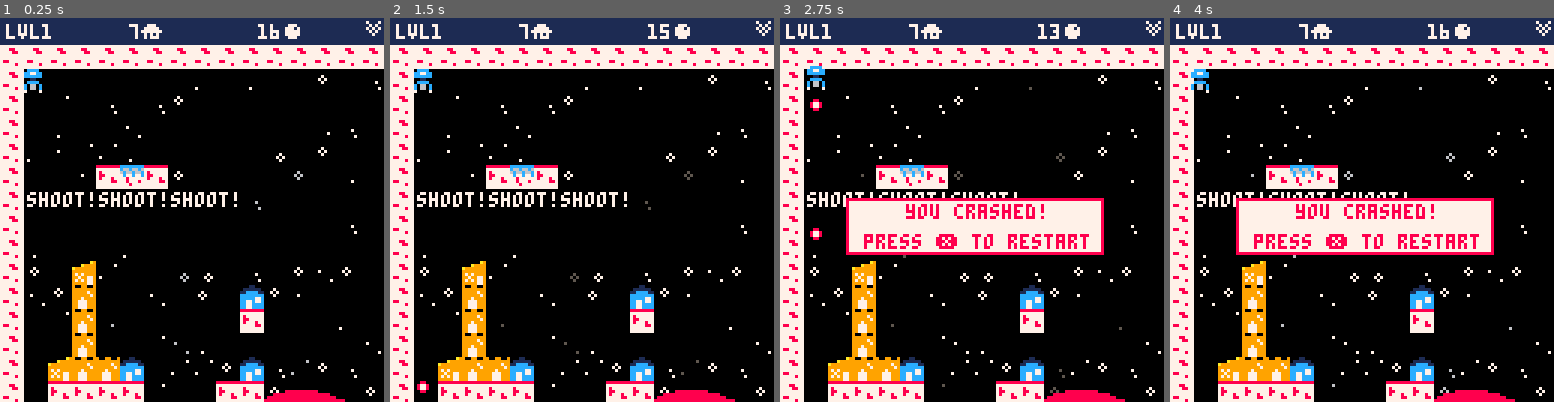
Above: before the commit, frames 1-4 (left to right).
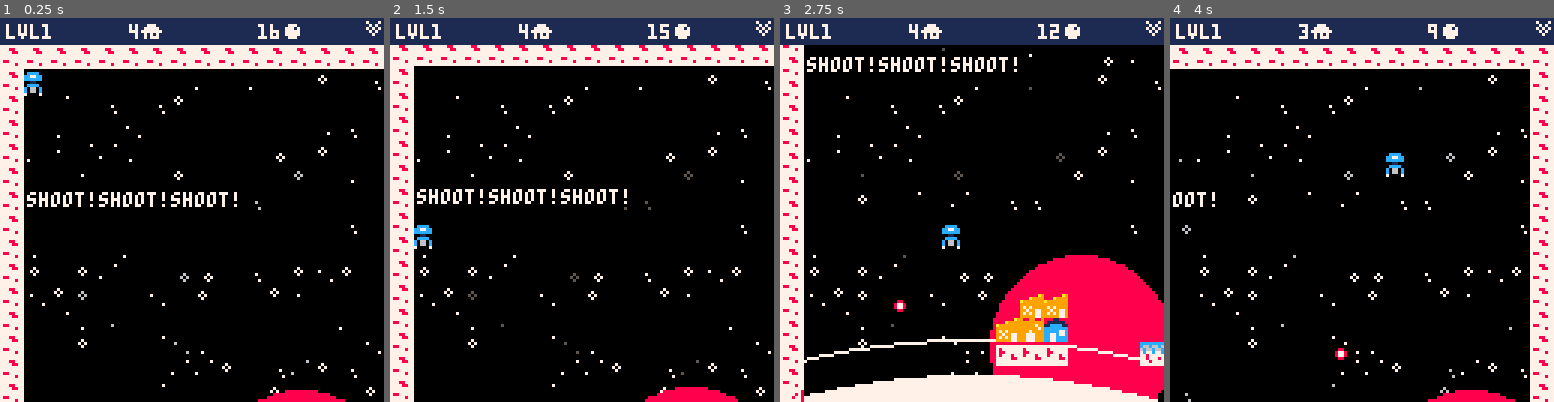
Above: after the commit, the same moments.

Repository: uvehj/Gun-Lander
Game: PICO-8 cartridge gunlander.p8
Same seed, same stepped clock (60 frames per second), same inputs: the game is played once before the commit and once after it.
Inputs:
- Up to frame 1 (0.25 s): no input
- Up to frame 2 (1.5 s): tap X (X key) at 0.33, 1.07 s; tap O (Z key) at 0.7 s
- Up to frame 3 (2.75 s): hold Right 1.6-2.1 s; tap O (Z key) at 1.7, 2.1, 2.5 s; tap X (X key) at 1.85 s; hold Up 2.15-2.42 s; hold Right from 2.47 s (still down)
- Up to frame 4 (4 s): tap O (Z key) at 2.9, 3.3, 3.7 s; tap X (X key) at 2.97 s; release Right at 3.03 s; hold Left 3.08-3.58 s; hold Down 3.63-3.97 s

The runs differ from the first frame. In frame 1, 7.3% of the frame differs, in the area x 6-69%, y 1-100%; in frame 2, 12%; in frame 3, 38%, in the area x 0-100%, y 1-100%; in frame 4, 29%.

Commit message:
Drag for ship x axis movement + cleanup + comments
Added drag to the ship's x axis movement
Added a bunch of comments
Reorganized all the functions so that everything is tidy :)

Diff:
--- a/gunlander.p8
+++ b/gunlander.p8
@@ -2,7 +2,7 @@
 version 29
 __lua__
 --debug/config variables
-debug = true
+debug = false
 shotspeed = 3
 gravity = 4
 fps = 30
@@ -15,6 +15,9 @@
 backc = 1
 camx = 0
 camy = 0
+--------------------
+---initialization---
+--------------------
 function _init()
     cls()
     ship.h = 8
@@ -26,6 +29,9 @@
     load_level(1,false)
     init_background()
 end
+--------------------
+--level management--
+--------------------
 --build_level should only be called from load_level()
 function build_level(lvlnum,startx,starty,endx,endy,lgravity,shipstart,ammo,messages)
     --init level parameters
@@ -53,22 +59,23 @@
     ship.sx = 0
     ship.sy = 0
 end
+--creates a list of enemy buildings to restore them when the level is over
 function create_enemy_list()
     level.enemylist = {}
-    level.numenemy = 0
     local x = level.startx
     while x <= level.endx do
         local y = level.starty
         while y <= level.endy do
             if fget(mget(x,y),2) then
                 add(level.enemylist,{x,y,mget(x,y)})
-                level.numenemy += 1
             end
             y += 1
         end
         x += 1
     end
-end
+    level.numenemy = #level.enemylist
+end
+--restores destroyed enemies to the map sheet, also restores ammo and enemy counters
 function restore_level()
     bullets = {}
     level.ammo[3] = level.ammo[2]
@@ -77,32 +84,36 @@
         mset(tile[1],tile[2],tile[3])
     end
 end
-function init_background()
-    background = {}
-    local i = 0
-    local tile = {}
-    local sprite = 0
-    while i < 240 do
-        sprite = min(flr(rnd(32)+16),27)
-        tile = {sprite,false}
-        add(background,tile)
-        i += 1
-    end
-    reset_twinkling_stars()
-end
-function reset_twinkling_stars()
-    --picks a random selection of stars to twinkle
-    backgroundcount = 0
-    for t in all(background) do
-        if t[1] != 204 then
-            if flr(rnd(6)) == 1 then
-                t[2] = true
-            else
-                t[2] = false
-            end
-        end
-    end
-end
+-------------------
+-------draw--------
+-------------------
+function _draw()
+    cls()
+    draw_background()
+    if level.number != 0 then
+        draw_map()
+        foreach(bullets, draw_object)
+        draw_object(ship)
+        if level.fail != 0 then
+            draw_restart()
+        end
+        draw_header()
+    else
+        draw_title()
+    end
+end
+--draw sprite correctly, o.x and o.y are position (in pixels) on the map
+--draws relative to the camera position
+--o.s is the sprite of the object
+function draw_object(o)
+    spr(o.s,o.x - camx,o.y+9-camy)
+end
+--draw map relative to the camera position
+--the first 8 pixels on the top of the screen are for the ui
+function draw_map()
+    map(level.startx,level.starty,0 - camx,9 - camy,level.w,level.h)
+end
+---background---
 function draw_background()
     local tile = 1
     backgroundcount += 1
@@ -136,6 +147,7 @@
         x += 1
     end
     pal() --to not affect any other element
+    --close celestial bodies
     circfill(100,level.h*8-camy-30,30,8)
     circ(64,level.h*8-camy+210,242,7)
     circfill(64,level.h*8-camy+210,230,7)
@@ -148,12 +160,44 @@
         end
     end
 end
+--initializes a random starry sky
+function init_background()
+    background = {}
+    local i = 0
+    local tile = {}
+    local sprite = 0
+    while i < 240 do
+        --star sprites are all between 16 and 26. 27 is a blank sprite
+        sprite = min(flr(rnd(32)+16),27)
+        tile = {sprite,false}
+        add(background,tile)
+        i += 1
+    end
+    reset_twinkling_stars()
+end
+--picks a random set of stars to twinkle
+function reset_twinkling_stars()
+    backgroundcount = 0
+    for t in all(background) do
+        if t[1] != 204 then
+            if flr(rnd(6)) == 1 then
+                t[2] = true
+            else
+                t[2] = false
+            end
+        end
+    end
+end
+---ui---
 function draw_title()
+    --title art
     spr(64, 30, 30, 8, 4)
     spr(72, 30, 62, 8, 2)
+    --credits and site
     print("a game by uvehj",2,116,0)
     print("github.com/uvehj/gun-lander",2,122,0)
 end
+--draw restart message
 function draw_restart()
     rectfill(22,60,107,78,7)
     rect(22,60,107,78,8)
@@ -164,19 +208,24 @@
     end
     print("press \151 to restart",28,72,8)
 end
+--header with counters
 function draw_header()
     rectfill(0,0,8*16,8,1)
+    --level number
     print("lvl",2,2,7)
+    --enemy counter
     print(level.number,14,2,7)
     if #level.enemylist > 0 then
         print(level.numenemy,43,2,7)
         print("\138",43+(#tostr(level.numenemy)*4),2,7)
 
     end
+    --ammo counter
     if level.ammo[1] == true then
         print(level.ammo[3],86,2,7)
         print("\134",86+(#tostr(level.ammo[3])*4),2,7)
     end
+    --gravity
     spr(8,122,1)
     if level.gravity >= gravity then
         spr(8,122,3)
@@ -185,21 +234,9 @@
         end
     end
 end
-function _draw()
-    cls()
-    draw_background()
-    if level.number != 0 then
-        draw_map()
-        foreach(bullets, draw_object)
-        draw_object(ship)
-        if level.fail != 0 then
-            draw_restart()
-        end
-        draw_header()
-    else
-        draw_title()
-    end
-end
+------------------
+------update------
+------------------
 function _update()
     if level.number != 0 then
         if ship.crashed == 0 then
@@ -215,13 +252,14 @@
     end
 end
 function check_end()
-    --wip for now, a crash is a fail
+    --level is failed, button press will restart it
     if level.fail != 0 then
         if (btnp(5)) then
             restore_level()
             load_level(level.number,true)
         end
     else
+        --check if the ship has landed on the landing pad or not
         if ship.crashed != 0 then
             local contact_points = {{((ship.x+2)/8)+level.startx,((ship.y+ship.h-1)/8)+level.starty},{((ship.x+ship.w-3)/8)+level.startx,((ship.y+ship.h-1)/8)+level.starty}}
             for p in all(contact_points) do
@@ -230,75 +268,6 @@
                 end
             end
         end
-    end
-end
-function update_ship_debug()
-    if (btnp(0)) then
-        movex(ship,-1)
-    end
-    if (btnp(1)) then
-        movex(ship,1)
-    end
-    if (btnp(2)) then
-        movey(ship,-1)
-    end
-    if (btnp(3)) then
-        movey(ship,1)
-    end
-    if (btnp(4)) then
-        if (level.ammo[1] and level.ammo[3] > 0) or level.ammo[1] == false then
-            level.ammo[3] -= 1
-            spawn_bullet(ship)
-        end
-    end
-end
-function update_ship()
-    local x = 0
-    local y = level.gravity
-    if (btnp(0)) then
-        x = -30
-    elseif (btnp(1)) then
-        x = 30
-    end
-    if (btnp(4)) then
-        if (level.ammo[1] and level.ammo[3] > 0) or level.ammo[1] == false then
-            level.ammo[3] -= 1
-            y = -80
-            spawn_bullet(ship)
-        end
-    end
-    update_speed_move(ship, x, y)
-
-end
---distance in pixels, slow but accurate (should be fine with so few moving objects)
-function movex(o, distance)
-    while (distance <= -1 or distance >= 1) and o.crashed == 0 do
-        if distance >= 1 then
-            distance -= 1
-            o.x += 1
-        end
-        if distance <= -1 then
-            distance += 1
-            o.x -=1
-        end
-        if is_wall_collision(o) != 0 then
-            o.crashed = 1
-        end
-    end
-end
---same as movex
-function movey(o, distance)
-    --while the object hasn't crashed into a wall, check for every pixel of movement
-    while (distance <= -1 or distance >= 1) and o.crashed == 0 do
-        if distance >= 1 then
-            distance -= 1
-            o.y += 1
-        end
-        if distance <= -1 then
-            distance += 1
-            o.y -=1
-        end
-        o.crashed = is_wall_collision(o)
     end
 end
 function update_camera()
@@ -323,55 +292,45 @@
         camy = 0
     end
 end
-function is_wall_collision(o)
-    --top left, top right, bottom left, bottom right
-    local contact_points = {{((o.x)/8)+level.startx,((o.y)/8)+level.starty},{((o.x+o.w-1)/8)+level.startx,(o.y/8)+level.starty},{((o.x)/8)+level.startx,((o.y+o.h-1)/8)+level.starty},{((o.x+o.w-1)/8)+level.startx,((o.y+o.h-1)/8)+level.starty}}
-    --enemy buildings
-    enemycrash = 0
-    for pos in all(contact_points) do
-        if fget(mget(pos[1],pos[2]),2) then
-            mset(pos[1],pos[2],5)
-            level.numenemy -= 1
-            enemycrash = 1
-        end
-    end
-    if enemycrash != 0 then
-        return 3
-    end
-    --walls
-    for pos in all(contact_points) do
-        if fget(mget(pos[1],pos[2]),0) then
-            return 1
-        end
-    end
-    --friendly buildings
-    for pos in all(contact_points) do
-        if fget(mget(pos[1],pos[2]),1) then
-            return 2
-        end
-    end
-    return 0
-end
-function update_speed_move(o,x,y)
-    if x > 0 or x < 0 then
-        o.sx = o.sx + (x/fps)
-    end
-    if y > 0 or y < 0 then
-        o.sy = o.sy + (y/fps)
-    end
-    movex(o,o.sx)
-    movey(o,o.sy)
-end
---draw sprite correctly, o.x and o.y are position (in pixels) on the map
---draws relative to the camera position
---o.s is the sprite of the object
-function draw_object(o)
-    spr(o.s,o.x - camx,o.y+9-camy)
-end
---draw map relative to the camera position
---the first 8 pixels on the top of the screen are for the ui
-function draw_map()
-    map(level.startx,level.starty,0 - camx,9 - camy,level.w,level.h)
+function update_ship_debug()
+    if (btnp(0)) then
+        movex(ship,-4)
+    end
+    if (btnp(1)) then
+        movex(ship,4)
+    end
+    if (btnp(2)) then
+        movey(ship,-4)
+    end
+    if (btnp(3)) then
+        movey(ship,4)
+    end
+    if (btnp(4)) then
+        if (level.ammo[1] and level.ammo[3] > 0) or level.ammo[1] == false then
+            level.ammo[3] -= 1
+            spawn_bullet(ship)
+        end
+    end
+end
+function update_ship()
+    local x = 0
+    local y = level.gravity
+    --x acceleration
+    if (btnp(0)) then
+        x = -50
+    elseif (btnp(1)) then
+        x = 50
+    end
+    --y acceleration
+    if (btnp(4)) then
+        if (level.ammo[1] and level.ammo[3] > 0) or level.ammo[1] == false then
+            level.ammo[3] -= 1
+            y = -80
+            spawn_bullet(ship)
+        end
+    end
+    update_speed_move(ship, x, y)
+    ship.sx = ship.sx * (1-(0.2/fps)) --drag
 end
 --s is the ship object that spawns the bullet
 function spawn_bullet(s)
@@ -391,16 +350,90 @@
     for b in all (bullets) do
         update_speed_move(b, 0, gravity)
         if b.crashed != 0 then
-            if b.crashed == 2 then
+            if b.crashed == 2 then --destroyed friendly building
                 level.fail = 2
             end
             del(bullets,b)
         end
     end
 end
+-----------------
+----movement-----
+-----------------
+function update_speed_move(o,x,y)
+    if x > 0 or x < 0 then
+        o.sx = o.sx + (x/fps)
+    end
+    if y > 0 or y < 0 then
+        o.sy = o.sy + (y/fps)
+    end
+    movex(o,o.sx)
+    movey(o,o.sy)
+end
+--distance in pixels, slow but accurate (should be fine with so few moving objects)
+function movex(o, distance)
+    while (distance <= -1 or distance >= 1) and o.crashed == 0 do
+        if distance >= 1 then
+            distance -= 1
+            o.x += 1
+        end
+        if distance <= -1 then
+            distance += 1
+            o.x -=1
+        end
+        if is_wall_collision(o) != 0 then
+            o.crashed = 1
+        end
+    end
+end
+--same as movex
+function movey(o, distance)
+    --while the object hasn't crashed into a wall, check for every pixel of movement
+    while (distance <= -1 or distance >= 1) and o.crashed == 0 do
+        if distance >= 1 then
+            distance -= 1
+            o.y += 1
+        end
+        if distance <= -1 then
+            distance += 1
+            o.y -=1
+        end
+        o.crashed = is_wall_collision(o)
+    end
+end
+function is_wall_collision(o)
+    --top left, top right, bottom left, bottom right
+    local contact_points = {{((o.x)/8)+level.startx,((o.y)/8)+level.starty},{((o.x+o.w-1)/8)+level.startx,(o.y/8)+level.starty},{((o.x)/8)+level.startx,((o.y+o.h-1)/8)+level.starty},{((o.x+o.w-1)/8)+level.startx,((o.y+o.h-1)/8)+level.starty}}
+    --enemy buildings
+    enemycrash = 0
+    for pos in all(contact_points) do
+        if fget(mget(pos[1],pos[2]),2) then
+            mset(pos[1],pos[2],5)
+            level.numenemy -= 1
+            enemycrash = 1
+        end
+    end
+    if enemycrash != 0 then
+        return 3
+    end
+    --walls
+    for pos in all(contact_points) do
+        if fget(mget(pos[1],pos[2]),0) then
+            return 1
+        end
+    end
+    --friendly buildings
+    for pos in all(contact_points) do
+        if fget(mget(pos[1],pos[2]),1) then
+            return 2
+        end
+    end
+    return 0
+end
 --level info--
 --build_level(lvlnum,startx,starty,endx,endy,lgravity,shipstart{x,y},ammo{is limited,number},restart,messages)
 --l is level number, r is level restart (true of false)
+--start and end coordinates are as displayed by the map tab
 function load_level(l,restart)
     if l == 0 then
         build_level(l,0,0,15,14,1,{0,0},{false,0},{{"houston, we have a gun",2,8.2}})
@@ -414,14 +447,14 @@
 end
 
 __gfx__
-0cccc00008800000c000000c777777778888888806000060877777777777777870007000cccccccc00011000000000a990099009000000000000000000000000
-cc77cc00877800000c0000c0777887777777777705606656888777777777787807070000c66c66c601111110000a999999999999000000000000000000000000
-cccccc00877800000cc00cc07777887778777777655655508778777777778778007000006c66c66c11cccc11a999999999999799000000000000000000000000
-00110000088000000cccccc07777777778877777550550508777767777777778000000007c77c77ccccccccc9999999999999979000000000000000000000000
-0cccc00000000000ccc77ccc77777777787778775555550587777777777777780000000077877777ccccc77c9797999999979999000000000000000000000000
-c0660c0000000000c0cccc0c78877777777778875505055587777877788877780000000077877787cc77c77c9979977999777999000000000000000000000000
-c0660c0000000000c001100c77777877777777770555555587788777777787780000000077787777cc77cccc9797977999777999000000000000000000000000
-7000070000000000c066660c77777777777777770555005587777777777777780000000077777777cc77cccc9999977999777999000000000000000000000000
+0cccc000088000000cccc000777777778888888806000060877777777777777870007000cccccccc00011000000000a990099009000000000000000000000000
+cc77cc0087780000cc77cc00777887777777777705606656888777777777787807070000c66c66c601111110000a999999999999000000000000000000000000
+cccccc0087780000cccccc007777887778777777655655508778777777778778007000006c66c66c11cccc11a999999999999799000000000000000000000000
+0011000008800000111111007777777778877777550550508777767777777778000000007c77c77ccccccccc9999999999999979000000000000000000000000
+0cccc00000000000c0660c0077777777787778775555550587777777777777780000000077877777ccccc77c9797999999979999000000000000000000000000
+c0660c00000000007066070078877777777778875505055587777877788877780000000077877787cc77c77c9979977999777999000000000000000000000000
+c0660c00000000000000000077777877777777770555555587788777777787780000000077787777cc77cccc9797977999777999000000000000000000000000
+70000700000000000000000077777777777777770555005587777777777777780000000077777777cc77cccc9999977999777999000000000000000000000000
 00000000000000000000000000000000000000000000000000000000000000000000000000000000000000000000000000000000000000000000000000000000
 00000000000000000000000000000070000000000000007000000000000000000000000000070000000000000000000000000000000000000000000000000000
 00000000000000000007000000000000000000000000000000000000000000000000000000707000000000000000000000000000000000000000000000000000
@@ -492,20 +525,20 @@
 0003000000000000000000000000000000000000000000000300000000000000000000000000000000000000000000000000000000000000000000000000000000000000000000000000000000000000000000000000000000000000000000000000000000000000000000000000000000000000000000000000000000000000
 0003000000000000000000000000000000000000000000000300000000000000000000000000000000000000000000000000000000000000000000000000000000000000000000000000000000000000000000000000000000000000000000000000000000000000000000000000000000000000000000000000000000000000
 0003000000000000000000000000000000000000000000000300000000000000000000000000000000000000000000000000000000000000000000000000000000000000000000000000000000000000000000000000000000000000000000000000000000000000000000000000000000000000000000000000000000000000
-0003000000040904000000000000000000000000000000000300000000000000000000000000000000000000000000000000000000000000000000000000000000000000000000000000000000000000000000000000000000000000000000000000000000000000000000000000000000000000000000000000000000000000
-0003000000000000000000000000000000000000000000000300000000000000000000000000000000000000000000000000000000000000000000000000000000000000000000000000000000000000000000000000000000000000000000000000000000000000000000000000000000000000000000000000000000000000
-0003000000000000000000000000000000000000000000000300000000000000000000000000000000000000000000000000000000000000000000000000000000000000000000000000000000000000000000000000000000000000000000000000000000000000000000000000000000000000000000000000000000000000
-0003000000000000000000000000000000000000000000000300000000000000000000000000000000000000000000000000000000000000000000000000000000000000000000000000000000000000000000000000000000000000000000000000000000000000000000000000000000000000000000000000000000000000
-000300000b000000000000000000000000000000000000000300000000000000000000000000000000000000000000000000000000000000000000000000000000000000000000000000000000000000000000000000000000000000000000000000000000000000000000000000000000000000000000000000000000000000
-000300000c0000000000000a0000000000000000000000000300000000000000000000000000000000000000000000000000000000000000000000000000000000000000000000000000000000000000000000000000000000000000000000000000000000000000000000000000000000000000000000000000000000000000
-000300000c000000000000040000000000000000000000000300000000000000000000000000000000000000000000000000000000000000000000000000000000000000000000000000000000000000000000000000000000000000000000000000000000000000000000000000000000000000000000000000000000000000
-000300000c000000000000000000000000000000000000000300000000000000000000000000000000000000000000000000000000000000000000000000000000000000000000000000000000000000000000000000000000000000000000000000000000000000000000000000000000000000000000000000000000000000
-0003000b0c0c0a000000000a0000000000000000000000000300000000000000000000000000000000000000000000000000000000000000000000000000000000000000000000000000000000000000000000000000000000000000000000000000000000000000000000000000000000000000000000000000000000000000
-0003000404040400000004040000000000000000000000000300000000000000000000000000000000000000000000000000000000000000000000000000000000000000000000000000000000000000000000000000000000000000000000000000000000000000000000000000000000000000000000000000000000000000
-0003000000000000000000000000000000000000000000000300000000000000000000000000000000000000000000000000000000000000000000000000000000000000000000000000000000000000000000000000000000000000000000000000000000000000000000000000000000000000000000000000000000000000
-0003000000000000000000000000000000000000000000000300000000000000000000000000000000000000000000000000000000000000000000000000000000000000000000000000000000000000000000000000000000000000000000000000000000000000000000000000000000000000000000000000000000000000
-0003000000000000000000000000000000000000000000000300000000000000000000000000000000000000000000000000000000000000000000000000000000000000000000000000000000000000000000000000000000000000000000000000000000000000000000000000000000000000000000000000000000000000
-0003000000000000000000000000000009090900000000000300000000000000000000000000000000000000000000000000000000000000000000000000000000000000000000000000000000000000000000000000000000000000000000000000000000000000000000000000000000000000000000000000000000000000
+0003000000000000000000000000000000000000000000000300000000000000000000000000000000000000000000000000000000000000000000000000000000000000000000000000000000000000000000000000000000000000000000000000000000000000000000000000000000000000000000000000000000000000
+0003000000000000000000000000000000000000000000000300000000000000000000000000000000000000000000000000000000000000000000000000000000000000000000000000000000000000000000000000000000000000000000000000000000000000000000000000000000000000000000000000000000000000
+0003000000000000000000000000000000000000000000000300000000000000000000000000000000000000000000000000000000000000000000000000000000000000000000000000000000000000000000000000000000000000000000000000000000000000000000000000000000000000000000000000000000000000
+0003000000000000000000000000000000000000000000000300000000000000000000000000000000000000000000000000000000000000000000000000000000000000000000000000000000000000000000000000000000000000000000000000000000000000000000000000000000000000000000000000000000000000
+0003000000000000000000000000000000000000000000000300000000000000000000000000000000000000000000000000000000000000000000000000000000000000000000000000000000000000000000000000000000000000000000000000000000000000000000000000000000000000000000000000000000000000
+0003000000000000000000000000000000000000000000000300000000000000000000000000000000000000000000000000000000000000000000000000000000000000000000000000000000000000000000000000000000000000000000000000000000000000000000000000000000000000000000000000000000000000
+0003000000000000000000000000000000000000000000000300000000000000000000000000000000000000000000000000000000000000000000000000000000000000000000000000000000000000000000000000000000000000000000000000000000000000000000000000000000000000000000000000000000000000
+0003000000000000000000000000000000000000000000000300000000000000000000000000000000000000000000000000000000000000000000000000000000000000000000000000000000000000000000000000000000000000000000000000000000000000000000000000000000000000000000000000000000000000
+0003000000000000000000000000000000000000000000000300000000000000000000000000000000000000000000000000000000000000000000000000000000000000000000000000000000000000000000000000000000000000000000000000000000000000000000000000000000000000000000000000000000000000
+0003000000000000000000000000000000000000000000000300000000000000000000000000000000000000000000000000000000000000000000000000000000000000000000000000000000000000000000000000000000000000000000000000000000000000000000000000000000000000000000000000000000000000
+0003000000000000000000000000000000000000000000000300000000000000000000000000000000000000000000000000000000000000000000000000000000000000000000000000000000000000000000000000000000000000000000000000000000000000000000000000000000000000000000000000000000000000
+00030000000000000000000b0b00000000000000000000000300000000000000000000000000000000000000000000000000000000000000000000000000000000000000000000000000000000000000000000000000000000000000000000000000000000000000000000000000000000000000000000000000000000000000
+000300000000000000000b0c0a00000000000000000000000300000000000000000000000000000000000000000000000000000000000000000000000000000000000000000000000000000000000000000000000000000000000000000000000000000000000000000000000000000000000000000000000000000000000000
+0003000000000000000004040400000009090900000000000300000000000000000000000000000000000000000000000000000000000000000000000000000000000000000000000000000000000000000000000000000000000000000000000000000000000000000000000000000000000000000000000000000000000000
 0003000000000000000000000000000000000000000000000300000000000000000000000000000000000000000000000000000000000000000000000000000000000000000000000000000000000000000000000000000000000000000000000000000000000000000000000000000000000000000000000000000000000000
 0007000000000000000000000000000000000000000000000600000000000000000000000000000000000000000000000000000000000000000000000000000000000000000000000000000000000000000000000000000000000000000000000000000000000000000000000000000000000000000000000000000000000000
 0007000000000000000000000000000000000000000000000600000000000000000000000000000000000000000000000000000000000000000000000000000000000000000000000000000000000000000000000000000000000000000000000000000000000000000000000000000000000000000000000000000000000000
